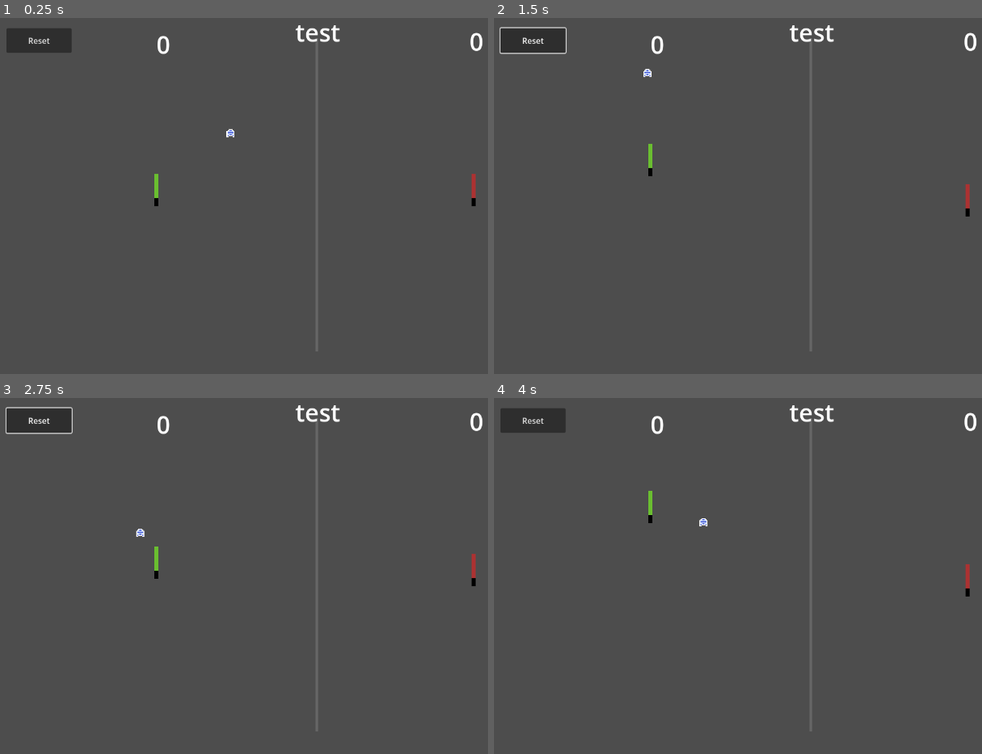
Above: before the commit, frames 1-4 (two rows, left to right).
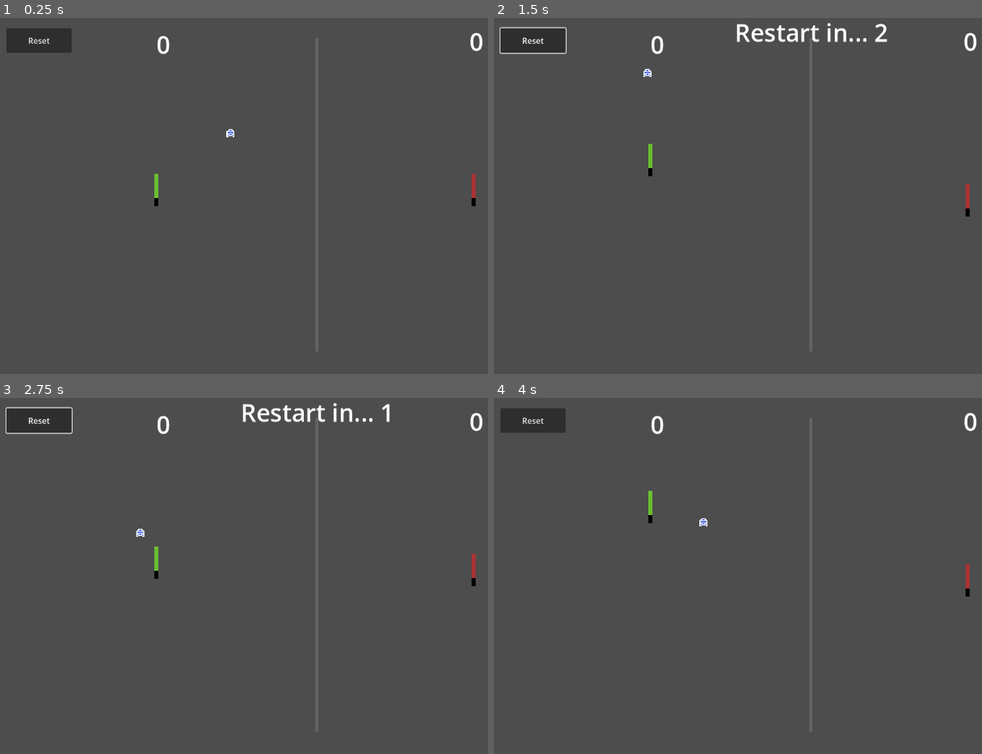
Above: after the commit, the same moments.

Repository: jordonbigelow/Pixel-Art-Pong
Game: Godot game, scene res://scenes/game_scene.tscn
Same seed, same stepped clock (60 frames per second), same inputs: the game is played once before the commit and once after it. The project has no main scene, so this scene is started directly.
Inputs (mouse positions are in pixels of both pictures, inside the frame that each line leads up to):
- Up to frame 1 (0.25 s): no input
- Up to frame 2 (1.5 s): click "Reset" at 0.5 s; move the mouse to (952, 178) at 1.27 s; hold W (p1_move_up) from 1.28 s (still down); tap K (p2_move_down) at 1.35 s; click (952, 178) at 1.42 s
- Up to frame 3 (2.75 s): move the mouse to (190, 593) at 2.02 s; release W (p1_move_up) at 2.03 s; hold S (p1_move_down) from 2.03 s (still down); tap I (p2_move_up) at 2.1 s
- Up to frame 4 (4 s): move the mouse to (874, 497) at 2.77 s; release S (p1_move_down) at 2.78 s; hold W (p1_move_up) from 2.78 s (still down); tap F at 2.85 s; move the mouse to (777, 650) at 3.52 s; tap K (p2_move_down) at 3.6 s; click (777, 650) at 3.67 s

The runs differ from the first frame. In frame 1, 0.2% of the frame differs, in the area x 60-70%, y 2-7%; in frame 2, 0.6%, in the area x 49-81%, y 1-7%; in frame 3, 0.6%; in frame 4, 0.2%.

Commit message:
added a countdown timer when a player scores, or the reset button is pressed

Diff:
--- a/scenes/reset_timer.gd
+++ b/scenes/reset_timer.gd
@@ -1,5 +1,18 @@
 extends Timer
+
+signal started
+
+@onready var countdown: String = $Label.text
 
 
 func _on_timeout() -> void:
+	$Label.visible =false
 	get_tree().reload_current_scene()
+
+
+func _on_started() -> void:
+	$Label.visible = true
+
+
+func _process(delta: float) -> void:
+	$Label.text = "Restart in... " + str(round($".".time_left))
--- a/scenes/reset_timer.tscn
+++ b/scenes/reset_timer.tscn
@@ -9,6 +9,7 @@
 script = ExtResource("1_yamgj")
 
 [node name="Label" type="Label" parent="."]
+visible = false
 anchors_preset = 5
 anchor_left = 0.5
 anchor_right = 0.5
@@ -16,7 +17,7 @@
 offset_right = 44.5
 offset_bottom = 67.0
 grow_horizontal = 2
-text = "test"
 label_settings = SubResource("LabelSettings_eyts0")
 
+[connection signal="started" from="." to="." method="_on_started"]
 [connection signal="timeout" from="." to="." method="_on_timeout"]
--- a/scripts/game_scene.gd
+++ b/scripts/game_scene.gd
@@ -21,9 +21,11 @@
 func _on_reset_button_pressed() -> void:
 	reset_timer()
 
+
 func _on_player_one_back_wall_body_entered(body: RigidBody2D) -> void:
 	Globals.player_2_score += 1
 	reset_timer()
+
 
 func _on_player_two_back_wall_body_entered(body: RigidBody2D) -> void:
 	Globals.player_1_score +=1
@@ -32,3 +34,4 @@
 
 func reset_timer() -> void:
 	$ResetTimer.start(3.0)
+	$ResetTimer.started.emit()
